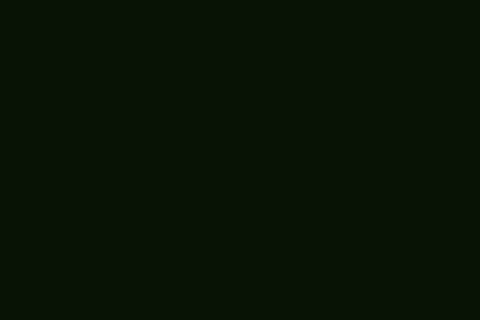
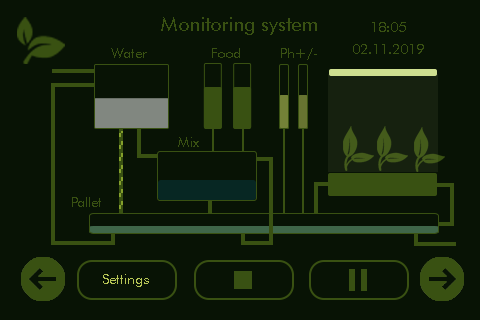
Layered file, before and after one edit (w=480, h=320). Changes by layer:
showed group "Moniror System" (81 layers) over [17, 17, 464, 301]
